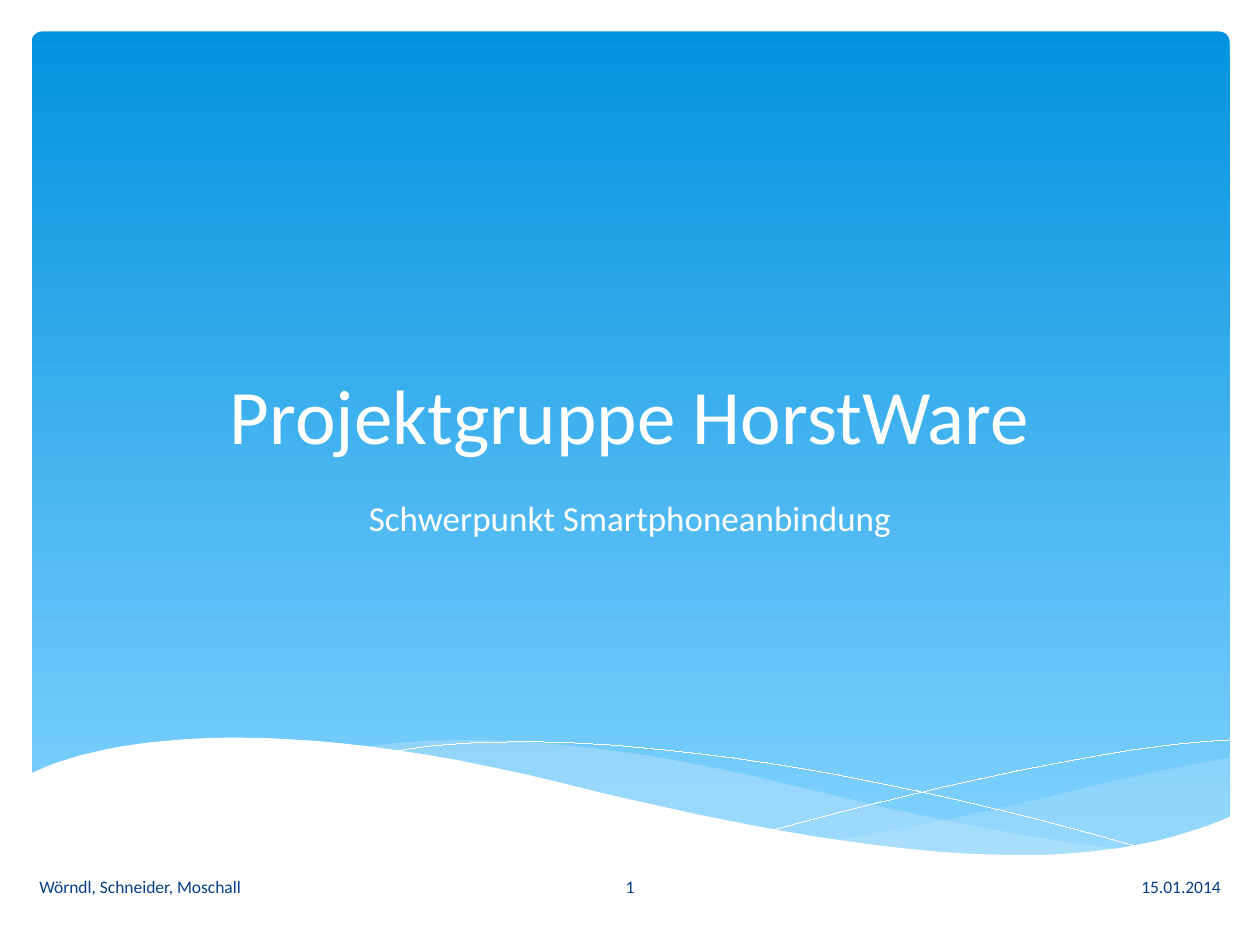
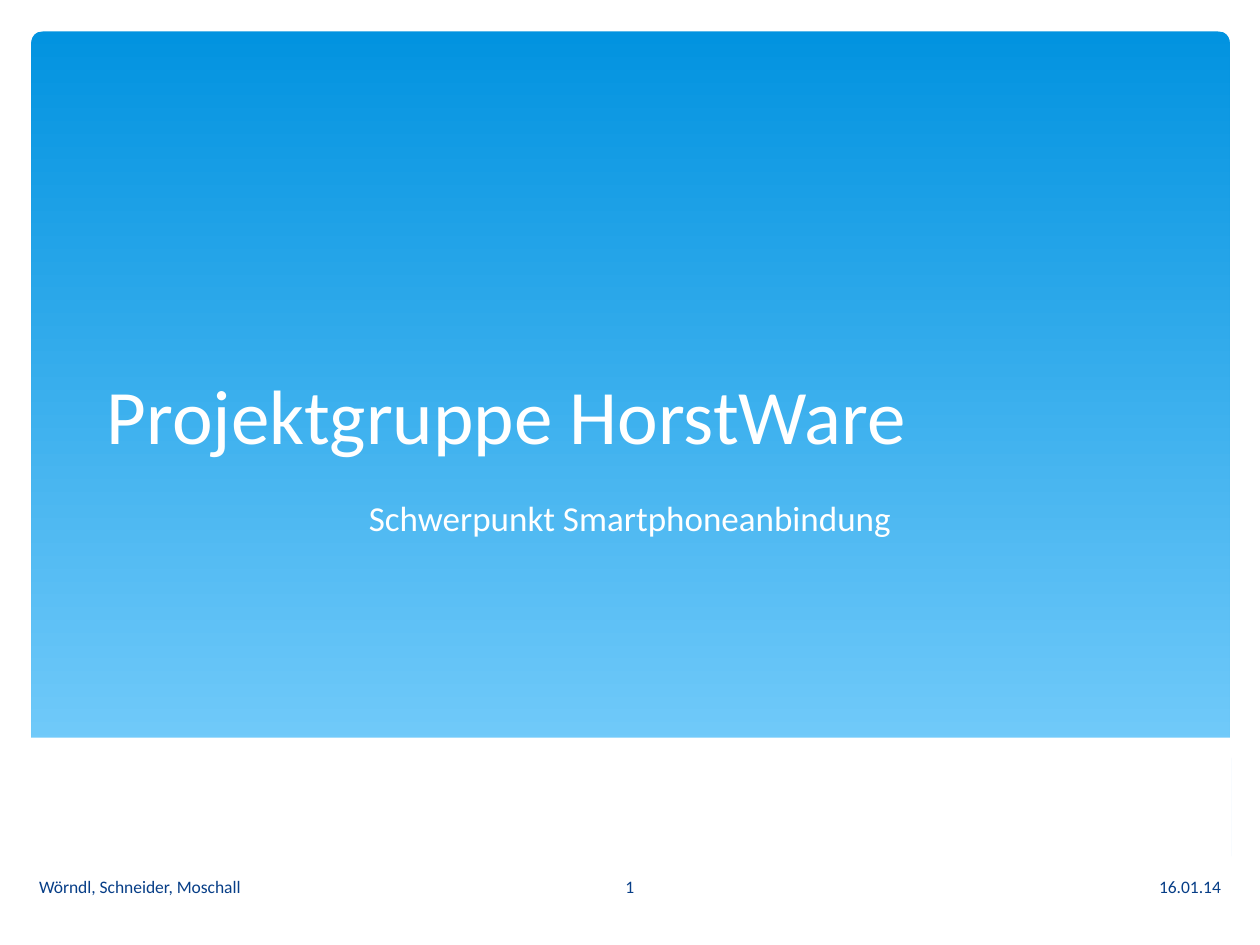
Before and after one commit to mapus/Horstware, a slide deck: slide 1 of doc/Präsentation.pptx. Drawn at 1260x945 pixels with LibreOffice and Linux fonts; fonts in the diff are those of the drawing. Boxes give left, top, right and bottom in pixels: in the first picture for what was removed or moved away, otherwise in the second. Text is boxed around its words. In the diff, an @@ line names an element or a change of style, - is before the commit and + after.

```diff
--- a/doc/Präsentation.pptx
+++ b/doc/Präsentation.pptx
@@ rectangle added at (29,232,1231,415), fill #FFFFFF @@
@@ text "Projektgruppe HorstWare" at (107,390,906,458): alignment centre to left @@
@@ group removed at (29,738,1231,922): 5 freeform shapes @@
@@ rectangle added at (29,738,1231,922), fill #FFFFFF @@
@@ rectangle added at (362,740,1126,857), fill #C6E7FC @@
@@ rectangle added at (774,740,1230,829), outline #FFFFFF 0.75 pt @@
@@ rectangle added at (834,757,1231,856), fill #C6E7FC @@
@@ text at (1159,881,1221,893): text changed @@
-15.01.2014
+16.01.14
```
Also in this commit, not shown: 3 other slides changed, 5 slides added.
